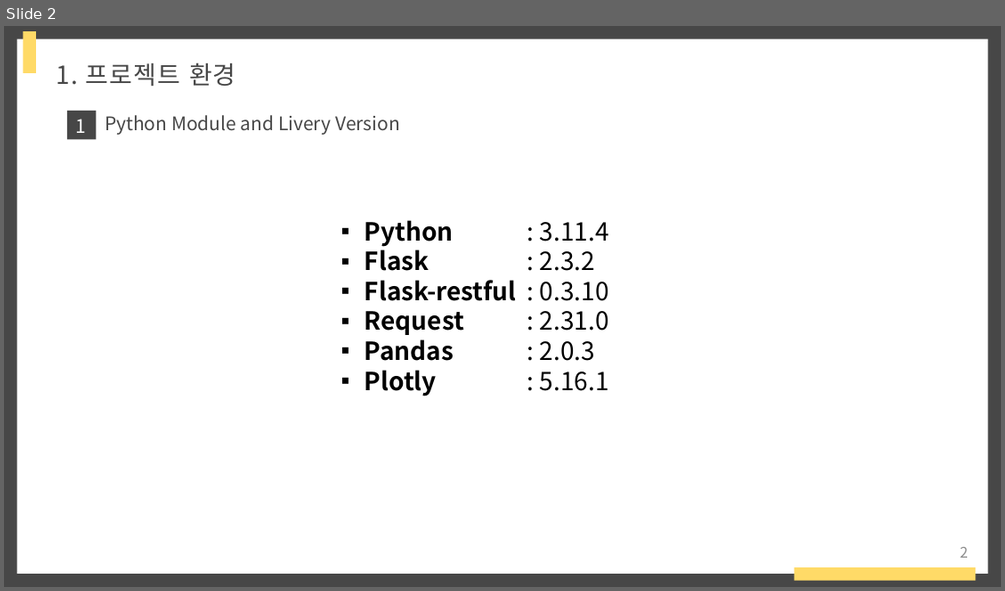
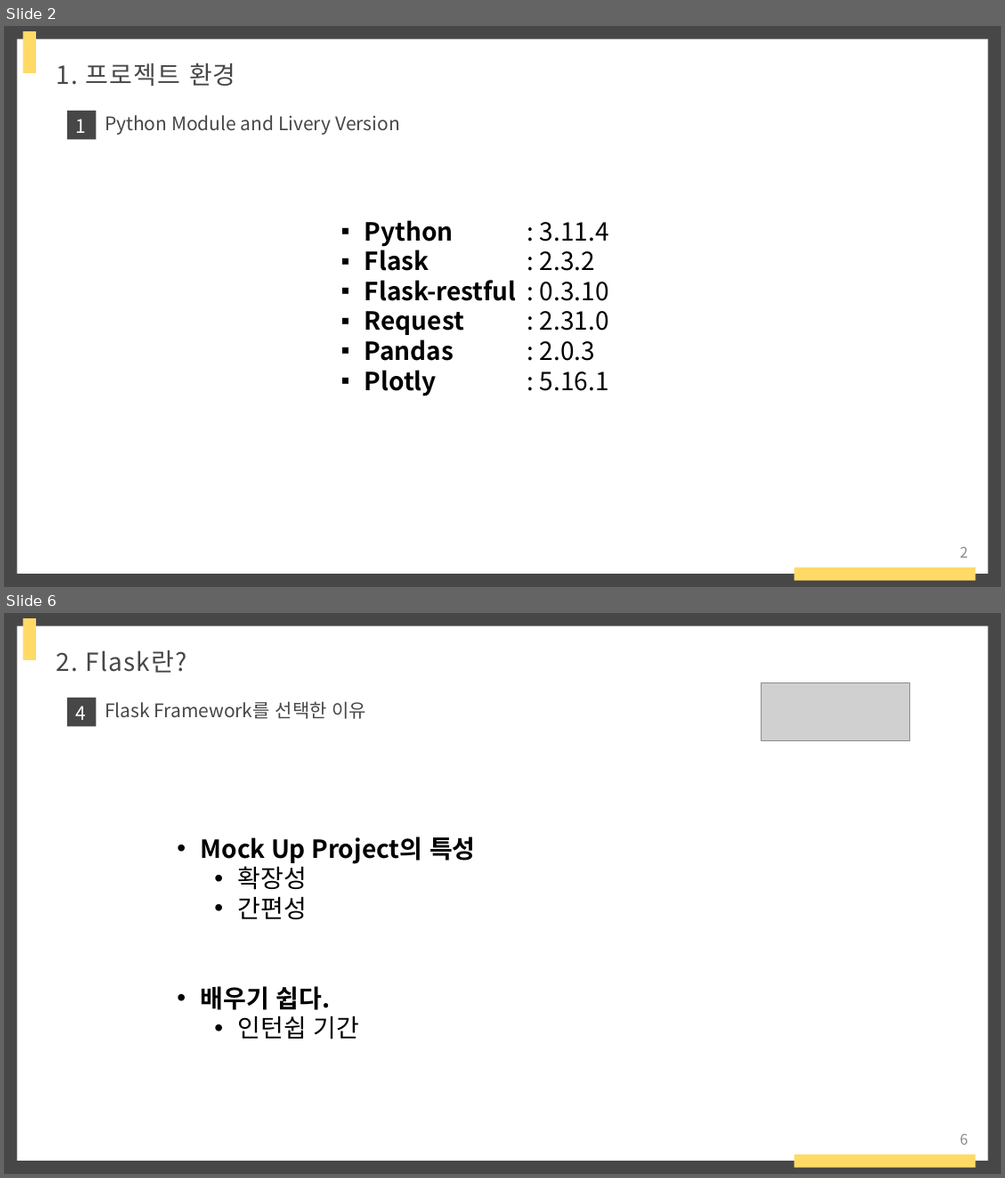
Before and after one commit to raccoon-coding/Eins-Internship, a slide deck: 아인스에스엔시 발표.pptx. Shown one above the other, each under a label of ours: slide 2 before the commit, slides 2 and 6 after it; the slides between them are not shown. The pictures are 1005x591 and 1005x1178 pixels, drawn with LibreOffice and Linux fonts; fonts in the diff are those of the drawing; grey boxes stand for pictures. Boxes give left, top, right and bottom in pixels: in the first picture for what was removed or moved away, otherwise in the second. Text is boxed around its words. In the diff, an @@ line names an element or a change of style, - is before the commit and + after.

```diff
--- a/아인스에스엔시 발표.pptx
+++ b/아인스에스엔시 발표.pptx
@@ slide 6 added at (x1=4, y1=613, x2=1001, y2=1174), background #474747; not listed: 5 template elements that a slide beside it also shows @@
@@ text added at (x1=57, y1=650, x2=186, y2=673), 24 pt, text #474747 @@
+2. Flask란?
@@ picture added at (x1=761, y1=683, x2=909, y2=741) @@
@@ text added at (x1=76, y1=706, x2=87, y2=720), 18 pt, text #FFFFFF @@
+4
@@ text added at (x1=105, y1=701, x2=367, y2=719), 18 pt, text #474747 @@
+Flask Framework를 선택한 이유
@@ text added at (x1=201, y1=836, x2=476, y2=1039), 24 pt, text #000000, bold @@
+• Mock Up Project의 특성
+  • 확장성
+  • 간편성
+• 배우기 쉽다.
+  • 인턴쉽 기간
```
Also in this commit, not shown: 12 slides changed, 4 other slides added, 13 other files.
